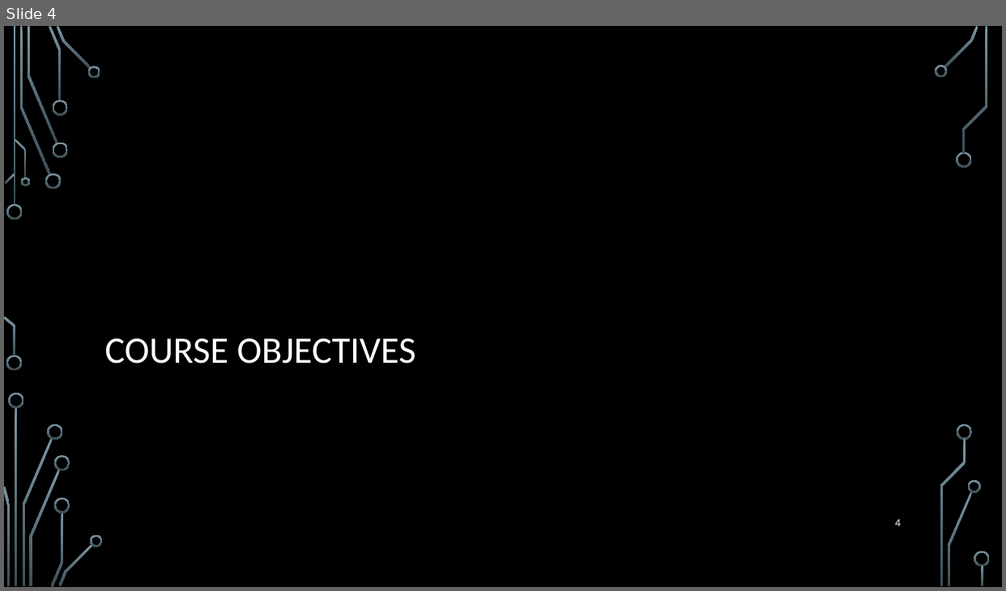
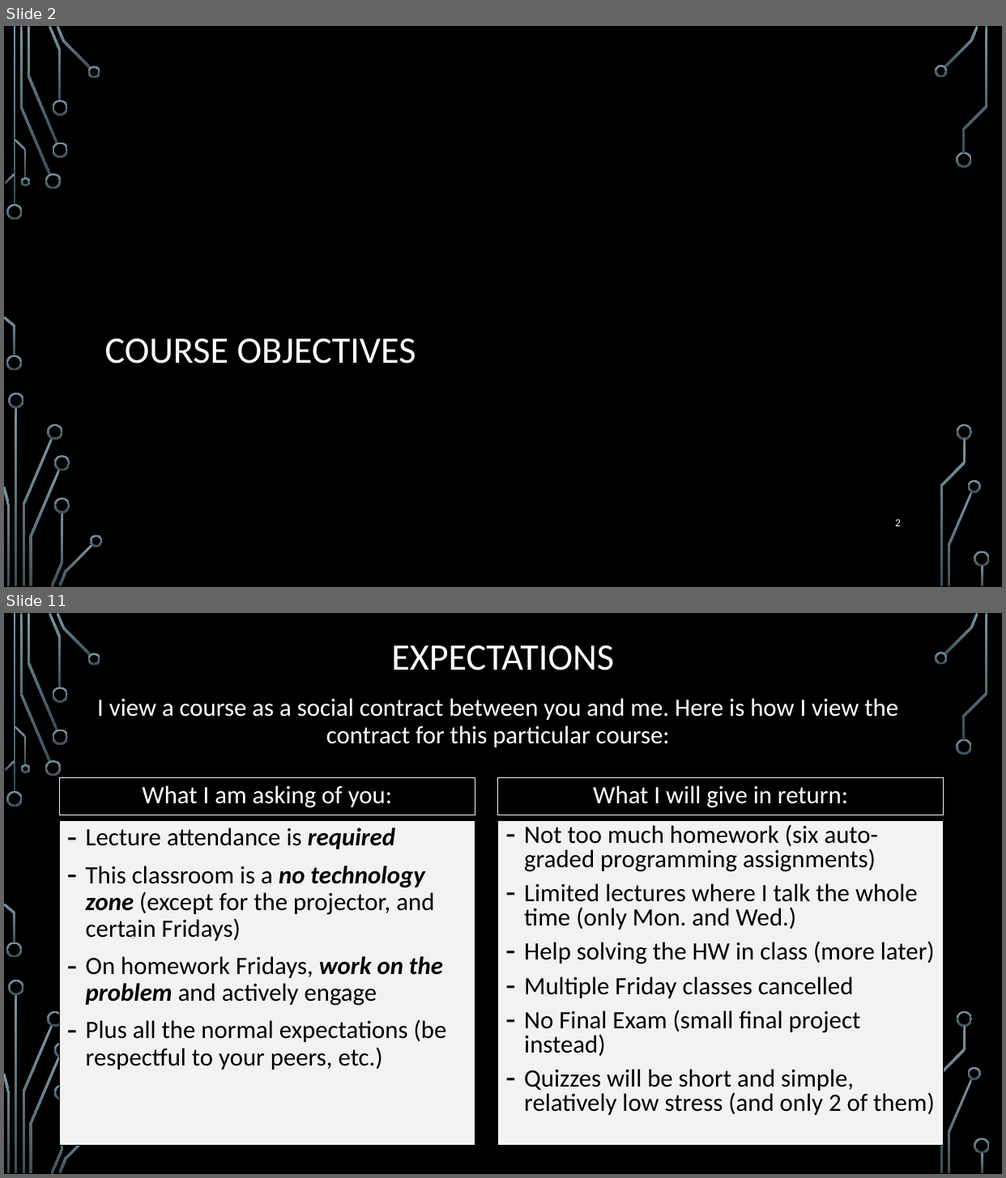
Before and after one commit to janiceeguo/advAlgo, a slide deck: slides/00-CourseIntroduction.pptx. Shown one above the other, each under a label of ours: slide 4 before the commit, slides 2 and 11 after it; the slides between them are not shown. The pictures are 1006x591 and 1006x1178 pixels, drawn with LibreOffice and Linux fonts; fonts in the diff are those of the drawing; background and template pictures are left out. Boxes give left, top, right and bottom in pixels: in the first picture for what was removed or moved away, otherwise in the second. Text is boxed around its words. In the diff, an @@ line names an element or a change of style, - is before the commit and + after.

Commit message:
course intro

```diff
--- a/slides/00-CourseIntroduction.pptx
+++ b/slides/00-CourseIntroduction.pptx
@@ slide 11 added at <box>4,613,1002,1174</box>, background picture (left out); not listed: 35 template elements that a slide beside it also shows @@
@@ title added at <box>391,645,614,671</box>, 36 pt, text #FFFFFF @@
+EXPECTATIONS
@@ text added at <box>97,698,898,747</box>, 24 pt, text #FFFFFF @@
+I view a course as a social contract between you and me. Here is how I view the contract for this particular course:
@@ rectangle added at <box>59,778,475,815</box>, outline #F2F2F2 0.75 pt, 24 pt, text #FFFFFF @@
+What I am asking of you:
@@ rectangle added at <box>498,778,944,815</box>, outline #F2F2F2 0.75 pt, 24 pt, text #FFFFFF @@
+What I will give in return:
@@ rectangle added at <box>59,821,475,1146</box>, fill #F2F2F2, outline #000000 0.75 pt, 24 pt, text #000000 @@
+– Lecture attendance is required
+– This classroom is a no technology zone (except for the projector, and certain Fridays)
+– On homework Fridays, work on the problem and actively engage
+– Plus all the normal expectations (be respectful to your peers, etc.)
@@ rectangle added at <box>498,821,944,1146</box>, fill #F2F2F2, outline #000000 0.75 pt, 24 pt, text #000000 @@
+– Not too much homework (six auto-graded programming assignments)
+– Limited lectures where I talk the whole time (only Mon. and Wed.)
+– Help solving the HW in class (more later)
+– Multiple Friday classes cancelled
+– No Final Exam (small final project instead)
+– Quizzes will be short and simple, relatively low stress (and only 2 of them)
@@ what was slide 4 is now slide 2 @@
@@ page number at <box>895,519,901,527</box>: text changed @@
-4
+2
```
Also in this commit, not shown: 12 slides changed, 11 other slides added, 17 slides removed, 2 other files.
